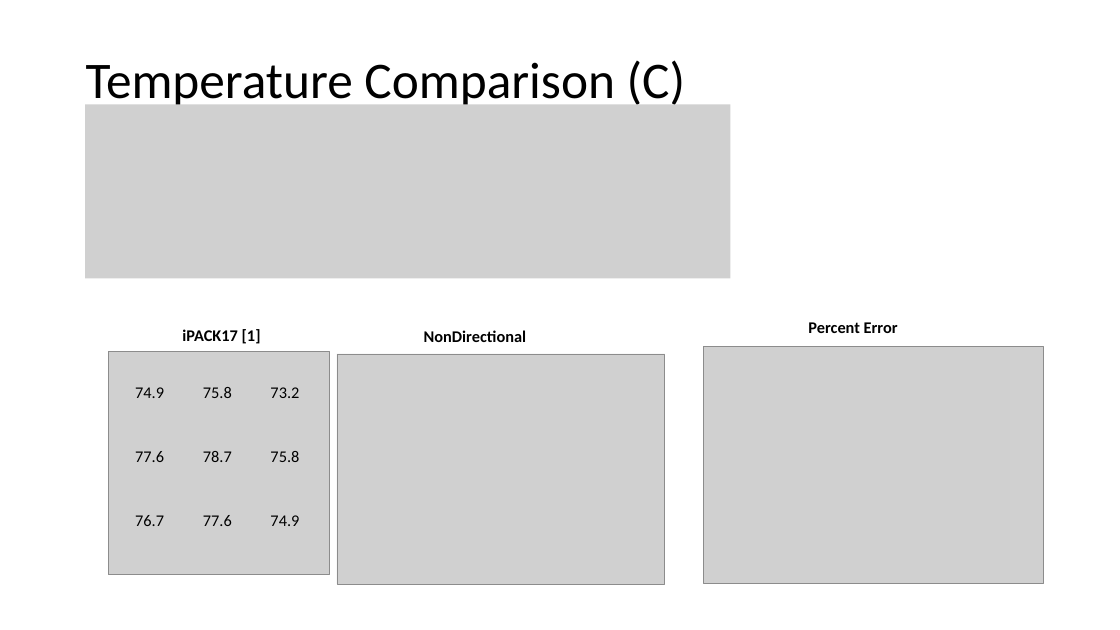
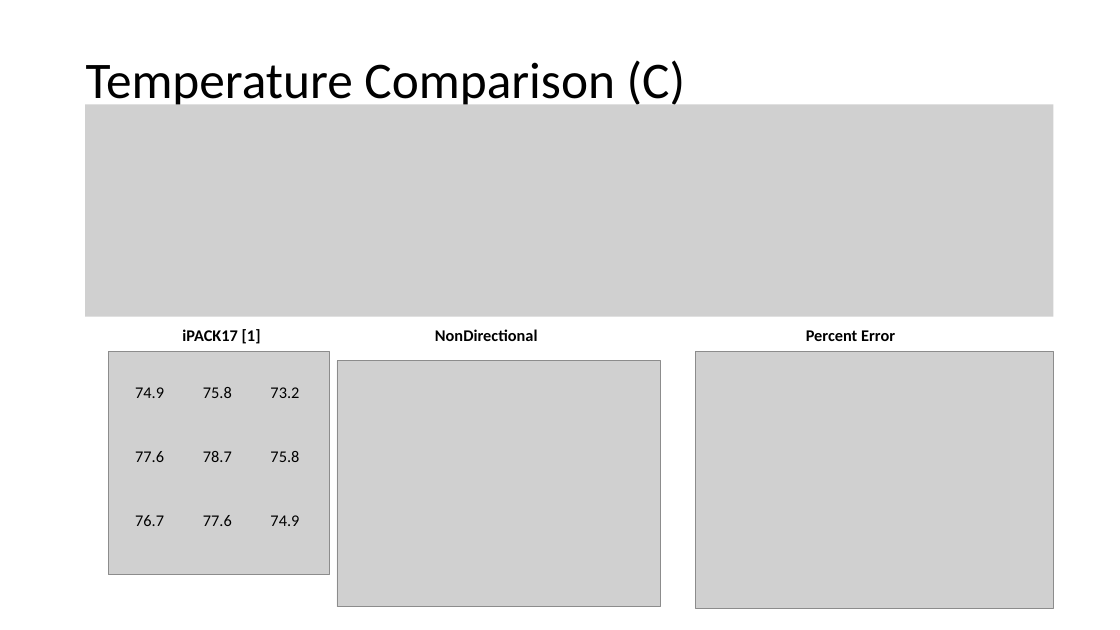
Before and after one commit to USArmyResearchLab/ParaPower, a slide deck: slide 5 of ARL_ParaPower/Stress_Models/NonDirectional/validation/Stress Validation.pptx. Drawn at 1120x630 pixels with LibreOffice and Linux fonts; fonts in the diff are those of the drawing; grey boxes stand for pictures. Boxes give left, top, right and bottom in pixels: in the first picture for what was removed or moved away, otherwise in the second. Text is boxed around its words. In the diff, an @@ line names an element or a change of style, - is before the commit and + after.

Commit message:
Input for validation functions is from NonDirectional (not manual input), edit validation ppt.

```diff
--- a/ARL_ParaPower/Stress_Models/NonDirectional/validation/Stress Validation.pptx
+++ b/ARL_ParaPower/Stress_Models/NonDirectional/validation/Stress Validation.pptx
@@ picture: place and size @@
-picture at (85,104,730,278)
+picture at (85,104,1054,317)
@@ text "NonDirectional": place and size @@
-text "NonDirectional" at (424,330,527,342)
+text "NonDirectional" at (435,329,538,341)
@@ text "Percent Error": place and size @@
-text "Percent Error" at (808,322,898,333)
+text "Percent Error" at (806,330,895,341)
@@ picture: place and size @@
-picture at (703,347,1044,584)
+picture at (696,351,1054,608)
@@ picture: place and size @@
-picture at (337,354,665,584)
+picture at (337,361,660,607)
```
Also in this commit, not shown: 1 other slide changed, 15 other files.
